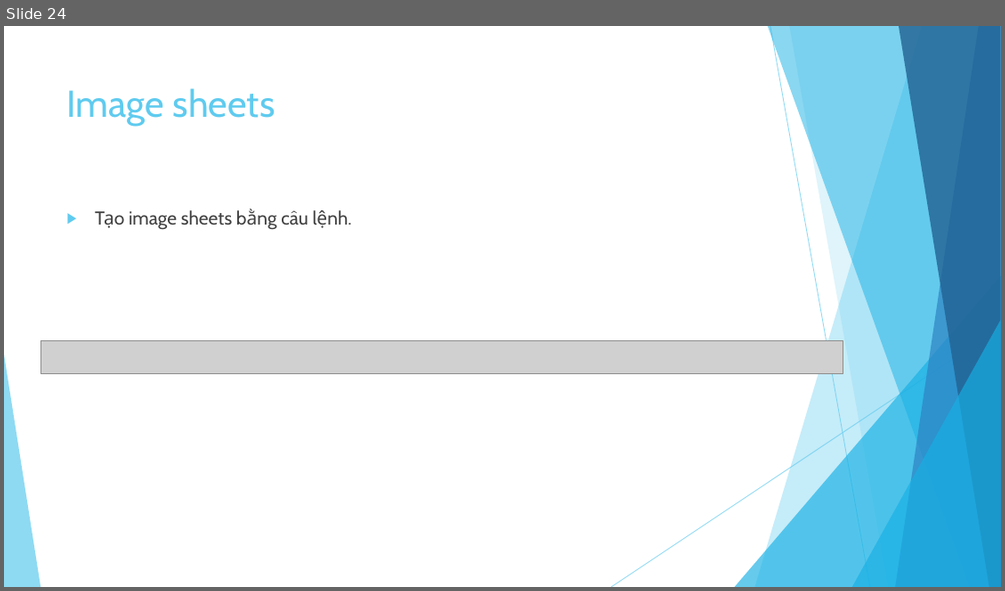
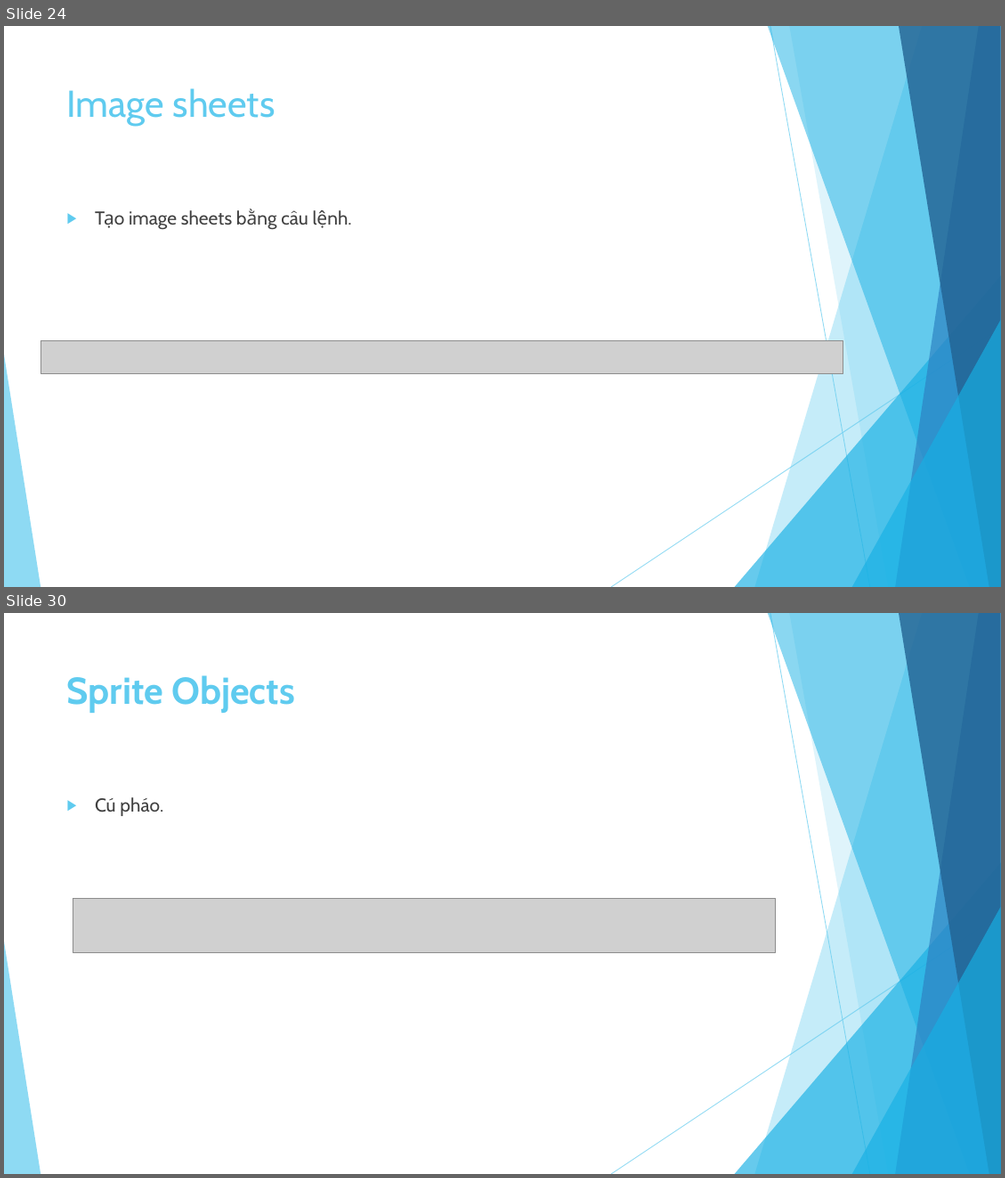
Before and after one commit to ndthanhdev/TDT-Spring-2017, a slide deck: Corona/Presentation1.pptx. Shown one above the other, each under a label of ours: slide 24 before the commit, slides 24 and 30 after it; the slides between them are not shown. The pictures are 1005x591 and 1005x1178 pixels, drawn with LibreOffice and Linux fonts; fonts in the diff are those of the drawing; grey boxes stand for pictures. Boxes give left, top, right and bottom in pixels: in the first picture for what was removed or moved away, otherwise in the second. Text is boxed around its words. In the diff, an @@ line names an element or a change of style, - is before the commit and + after.

```diff
--- a/Corona/Presentation1.pptx
+++ b/Corona/Presentation1.pptx
@@ slide 30 added at [4, 613, 1001, 1174], background #FFFFFF; not listed: 10 template elements that a slide beside it also shows @@
@@ title added at [67, 675, 295, 713], 36 pt, text #5FCBEF, bold @@
+Sprite Objects
@@ text added at [95, 797, 163, 816], 18 pt, text #404040 @@
+▶ Cú pháo.
@@ picture added at [73, 898, 775, 952] @@
```
Also in this commit, not shown: 8 other slides added.
